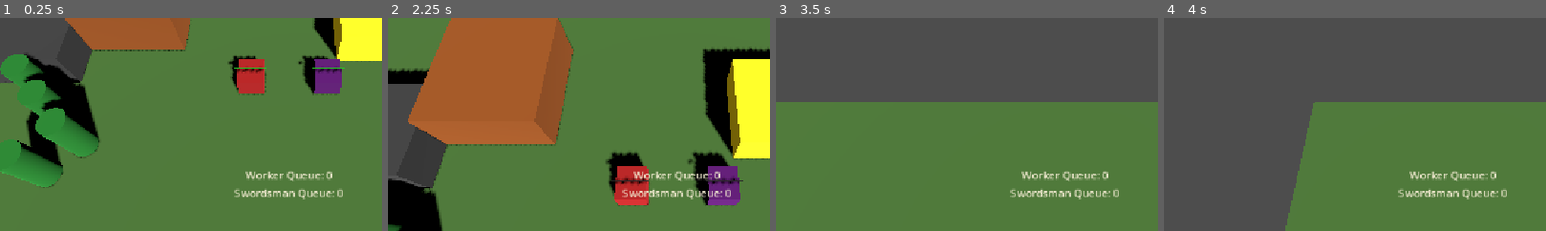
Above: before the commit, frames 1-4 (left to right).
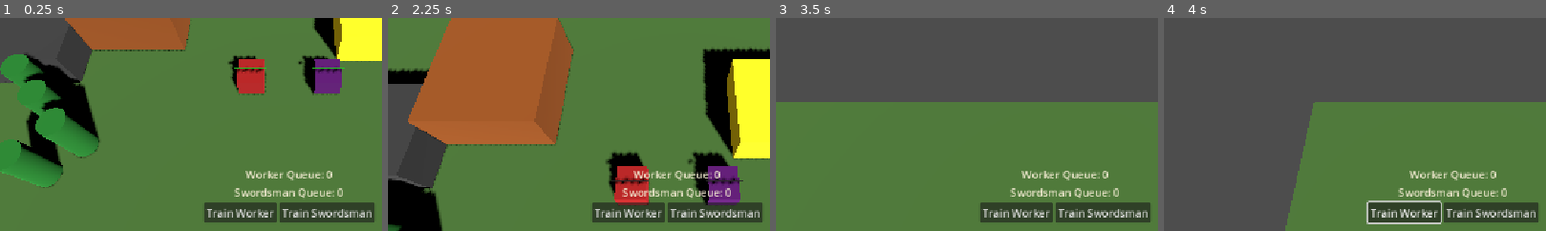
Above: after the commit, the same moments.

Repository: nplvkntx/endless-battle
Game: Godot game, scene res://scenes/combat_test.tscn
Same seed, same stepped clock (60 frames per second), same inputs: the game is played once before the commit and once after it. This scene is started directly instead of the project's main scene.
Inputs (mouse positions are % of the whole screen's width and height, from its top left):
- Up to frame 1 (0.25 s): no input
- Up to frame 2 (2.25 s): click (44, 96) at 0.5 s, where only the run after the commit has a clickable "Train Worker"; click (55, 96) at 1.25 s, where only the run after the commit has a clickable "Train Swordsman"; tap Enter at 2 s; move the mouse to (45, 70) at 2.02 s; hold Up (ui_up) from 2.03 s (still down); tap T at 2.1 s; click (45, 70) at 2.17 s
- Up to frame 3 (3.5 s): release Up (ui_up) at 2.75 s; drag from (80, 65) to (45, 70) at 2.77 s
- Up to frame 4 (4 s): move the mouse to (20, 35) at 3.52 s; hold Left (ui_left) from 3.53 s (still down); tap B at 3.6 s; tap T at 3.8 s
The pictures show only the part of the screen within x 12-62%, y 50-100%; the shares and areas given below are measured in that part.

The runs differ from the first frame. In frame 1, 4.8% of the frame differs, in the area x 53-98%, y 71-96%; in frame 2, 4.8%; in frame 3, 4.8%; in frame 4, 5.2%, in the area x 53-98%, y 71-97%.
Error before the commit: Invalid assignment of property or key 'visible' with value of type 'bool' on a base object of type 'null instance'. (res://scripts/ui/build_commands.gd:27)
Error after the commit: Invalid assignment of property or key 'visible' with value of type 'bool' on a base object of type 'null instance'. (res://scripts/ui/build_commands.gd:26)

Commit message:
Make tower buildable

Diff:
--- a/scenes/main.tscn
+++ b/scenes/main.tscn
@@ -130,6 +130,10 @@
 layout_mode = 2
 text = "Build Barracks"
 
+[node name="BuildTowerButton" type="Button" parent="GameUI/BuildCommands/ButtonsRow"]
+layout_mode = 2
+text = "Build Tower"
+
 [node name="TrainWorkerButton" type="Button" parent="GameUI/BuildCommands/ButtonsRow"]
 layout_mode = 2
 text = "Train Worker"
--- a/scripts/buildings/tower.gd
+++ b/scripts/buildings/tower.gd
@@ -20,6 +20,9 @@
 
 
 func _physics_process(delta: float) -> void:
+	if building_state != STATE_COMPLETED:
+		return
+
 	_attack_cooldown_timer -= delta
 	if _attack_cooldown_timer > 0.0:
 		return
--- a/scripts/systems/build_manager.gd
+++ b/scripts/systems/build_manager.gd
@@ -4,15 +4,20 @@
 
 const PLACEMENT_FARM: StringName = &"farm"
 const PLACEMENT_BARRACKS: StringName = &"barracks"
+const PLACEMENT_TOWER: StringName = &"tower"
 
 const FARM_SCENE: PackedScene = preload("res://scenes/buildings/farm.tscn")
 const BARRACKS_SCENE: PackedScene = preload("res://scenes/buildings/barracks.tscn")
+const TOWER_SCENE: PackedScene = preload("res://scenes/buildings/tower.tscn")
 const FARM_GOLD_COST: int = 80
 const FARM_WOOD_COST: int = 20
 const BARRACKS_GOLD_COST: int = 150
 const BARRACKS_WOOD_COST: int = 100
+const TOWER_GOLD_COST: int = 120
+const TOWER_WOOD_COST: int = 80
 const FARM_GROUND_Y: float = 0.75
 const BARRACKS_GROUND_Y: float = 1.0
+const TOWER_GROUND_Y: float = 1.5
 const GHOST_ALPHA: float = 0.4
 const CONSTRUCTION_DURATION_ONE_WORKER: float = 3.0
 const CONSTRUCTION_DURATION_TWO_WORKERS: float = 2.0
@@ -56,6 +61,10 @@
 				start_barracks_placement()
 				get_viewport().set_input_as_handled()
 				return
+			if event.keycode == KEY_T:
+				start_tower_placement()
+				get_viewport().set_input_as_handled()
+				return
 		elif event.keycode == KEY_ESCAPE:
 			_cancel_placement()
 			get_viewport().set_input_as_handled()
@@ -80,6 +89,10 @@
 
 func start_barracks_placement() -> void:
 	_start_placement(PLACEMENT_BARRACKS)
+
+
+func start_tower_placement() -> void:
+	_start_placement(PLACEMENT_TOWER)
 
 
 func _start_placement(placement_type: StringName) -> void:
@@ -125,6 +138,9 @@
 		PLACEMENT_BARRACKS:
 			gold_cost = BARRACKS_GOLD_COST
 			wood_cost = BARRACKS_WOOD_COST
+		PLACEMENT_TOWER:
+			gold_cost = TOWER_GOLD_COST
+			wood_cost = TOWER_WOOD_COST
 		_:
 			return
 
@@ -159,6 +175,8 @@
 			return FARM_SCENE
 		PLACEMENT_BARRACKS:
 			return BARRACKS_SCENE
+		PLACEMENT_TOWER:
+			return TOWER_SCENE
 		_:
 			return null
 
@@ -169,6 +187,8 @@
 			return FARM_GROUND_Y
 		PLACEMENT_BARRACKS:
 			return BARRACKS_GROUND_Y
+		PLACEMENT_TOWER:
+			return TOWER_GROUND_Y
 		_:
 			return 0.0
 
--- a/scripts/ui/build_commands.gd
+++ b/scripts/ui/build_commands.gd
@@ -7,6 +7,7 @@
 
 @onready var _build_farm_button: Button = $ButtonsRow/BuildFarmButton
 @onready var _build_barracks_button: Button = $ButtonsRow/BuildBarracksButton
+@onready var _build_tower_button: Button = $ButtonsRow/BuildTowerButton
 @onready var _train_worker_button: Button = $ButtonsRow/TrainWorkerButton
 @onready var _train_swordsman_button: Button = $ButtonsRow/TrainSwordsmanButton
 @onready var _train_archer_button: Button = $ButtonsRow/TrainArcherButton
@@ -22,6 +23,7 @@
 func _ready() -> void:
 	_build_farm_button.visible = false
 	_build_barracks_button.visible = false
+	_build_tower_button.visible = false
 	_train_worker_button.visible = false
 	_train_swordsman_button.visible = false
 	_train_archer_button.visible = false
@@ -30,6 +32,7 @@
 	_archer_queue_label.visible = false
 	_build_farm_button.pressed.connect(_on_build_farm_pressed)
 	_build_barracks_button.pressed.connect(_on_build_barracks_pressed)
+	_build_tower_button.pressed.connect(_on_build_tower_pressed)
 	_train_worker_button.pressed.connect(_on_train_worker_pressed)
 	_train_swordsman_button.pressed.connect(_on_train_swordsman_pressed)
 	_train_archer_button.pressed.connect(_on_train_archer_pressed)
@@ -99,6 +102,7 @@
 
 	_build_farm_button.visible = has_worker
 	_build_barracks_button.visible = has_worker
+	_build_tower_button.visible = has_worker
 	_train_swordsman_button.visible = show_barracks_training
 	_train_archer_button.visible = show_barracks_training
 	_train_worker_button.visible = _selected_command_center != null
@@ -161,6 +165,14 @@
 	build_manager.start_barracks_placement()
 
 
+func _on_build_tower_pressed() -> void:
+	var build_manager: Node = get_node_or_null(build_manager_path)
+	if build_manager == null:
+		return
+
+	build_manager.start_tower_placement()
+
+
 func _on_train_worker_pressed() -> void:
 	if _selected_command_center == null:
 		return
